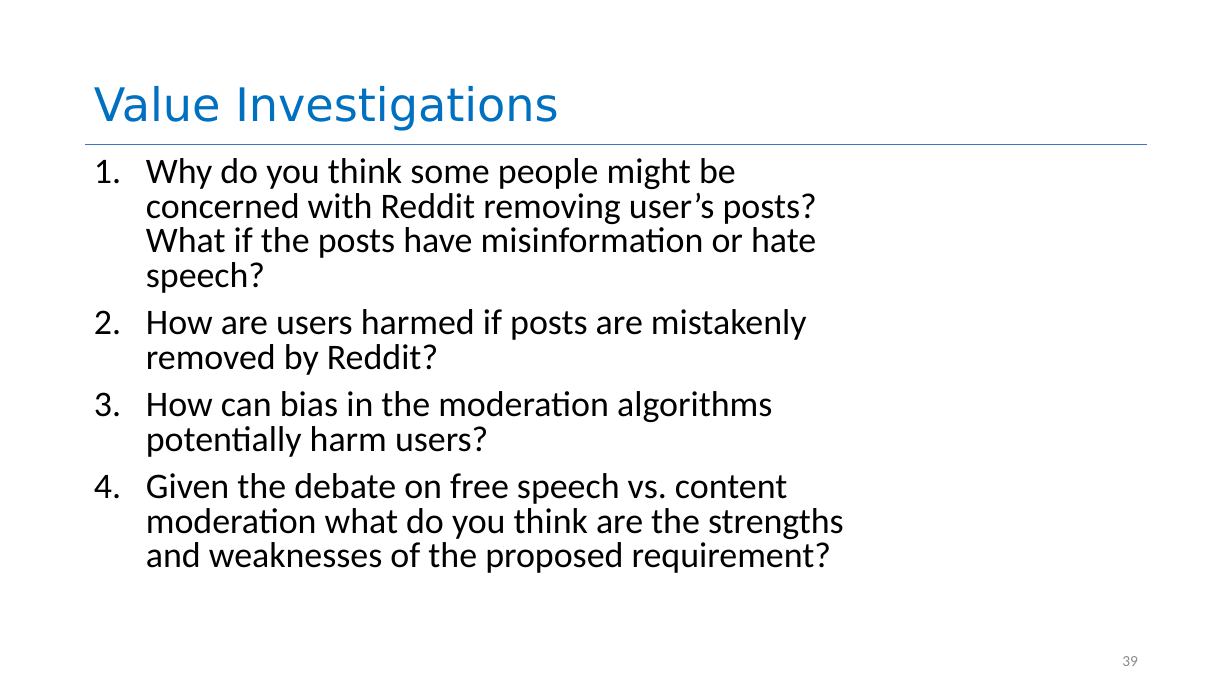
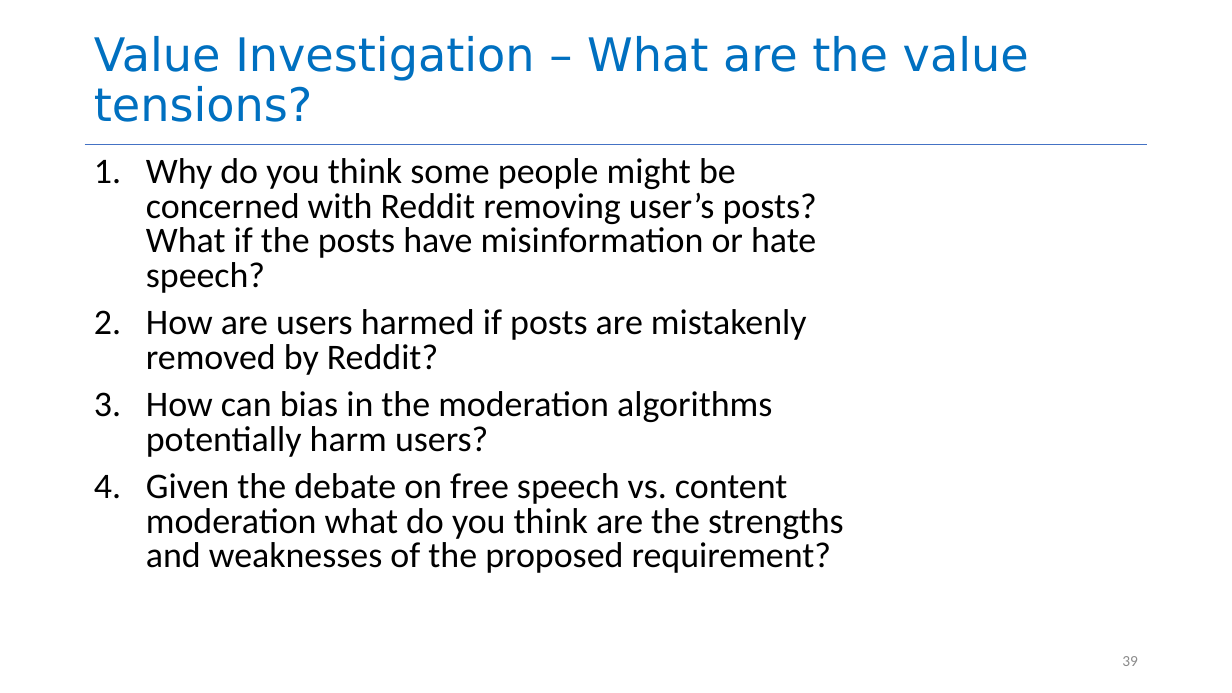
Before and after one commit to yashburshe/CS4530-Fall-2025, a slide deck: slide 39 of Slides/Module 01.2 Requirements Gathering.pptx. Drawn at 1232x693 pixels with LibreOffice and Linux fonts; fonts in the diff are those of the drawing. Boxes give left, top, right and bottom in pixels: in the first picture for what was removed or moved away, otherwise in the second. Text is boxed around its words. In the diff, an @@ line names an element or a change of style, - is before the commit and + after.

```diff
--- a/Slides/Module 01.2 Requirements Gathering.pptx
+++ b/Slides/Module 01.2 Requirements Gathering.pptx
@@ title at (94, 36, 1029, 122): text changed @@
-Value Investigations
+Value Investigation – What are the value tensions?
```
Also in this commit, not shown: 6 other slides changed, 3 other files.
